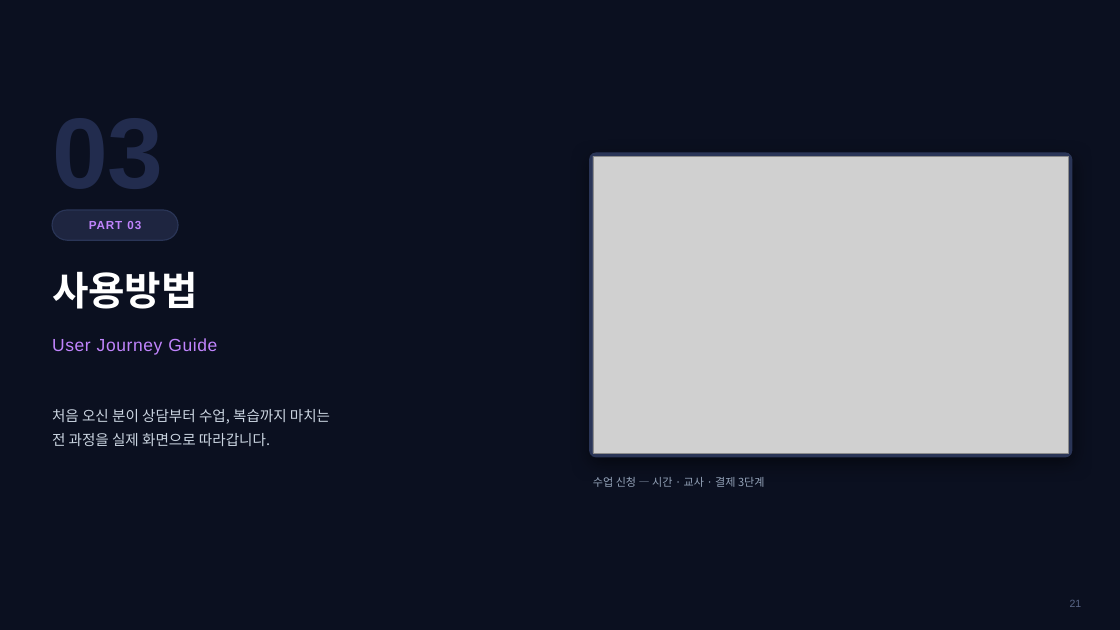
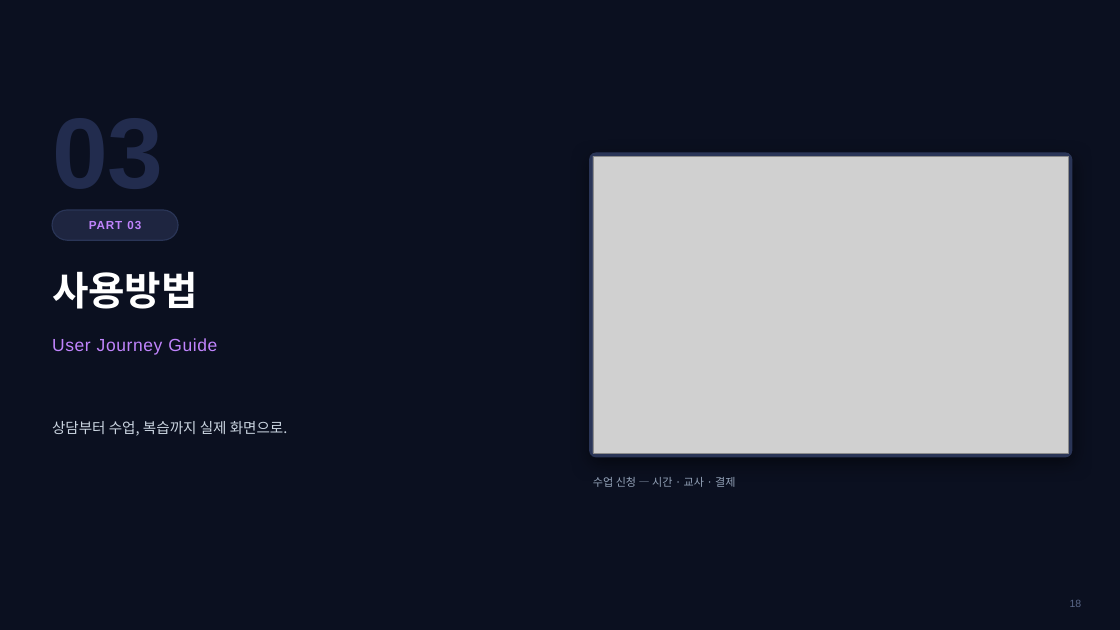
Before and after one commit to navy111p-sudo/mangoiweb, a slide deck: slide 18 of docs/MANGO_AI_안내_통합본_2026-08-17.pptx (slide 21 before the commit). Drawn at 1120x630 pixels with LibreOffice and Linux fonts; fonts in the diff are those of the drawing; grey boxes stand for pictures; background and template pictures are left out. Boxes give left, top, right and bottom in pixels: in the first picture for what was removed or moved away, otherwise in the second. Text is boxed around its words. In the diff, an @@ line names an element or a change of style, - is before the commit and + after.

```diff
--- a/docs/MANGO_AI_안내_통합본_2026-08-17.pptx
+++ b/docs/MANGO_AI_안내_통합본_2026-08-17.pptx
@@ text at (52,421,288,436): text changed @@
-처음 오신 분이 상담부터 수업, 복습까지 마치는
-전 과정을 실제 화면으로 따라갑니다.
+상담부터 수업, 복습까지 실제 화면으로.
@@ text at (593,477,735,487): text changed @@
-수업 신청 — 시간 · 교사 · 결제 3단계
+수업 신청 — 시간 · 교사 · 결제
@@ text at (1070,600,1082,607): text changed @@
-21
+18
```
Also in this commit, not shown: 20 other slides changed, 7 slides added, 15 slides removed.
